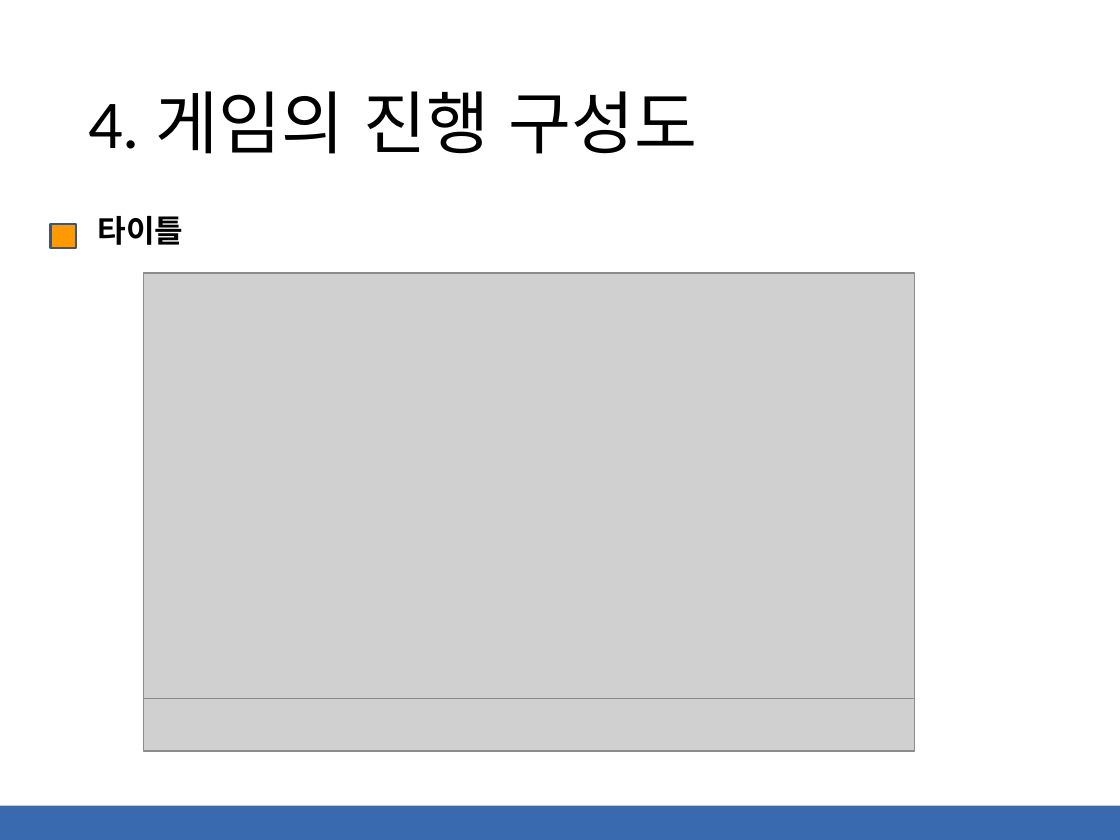
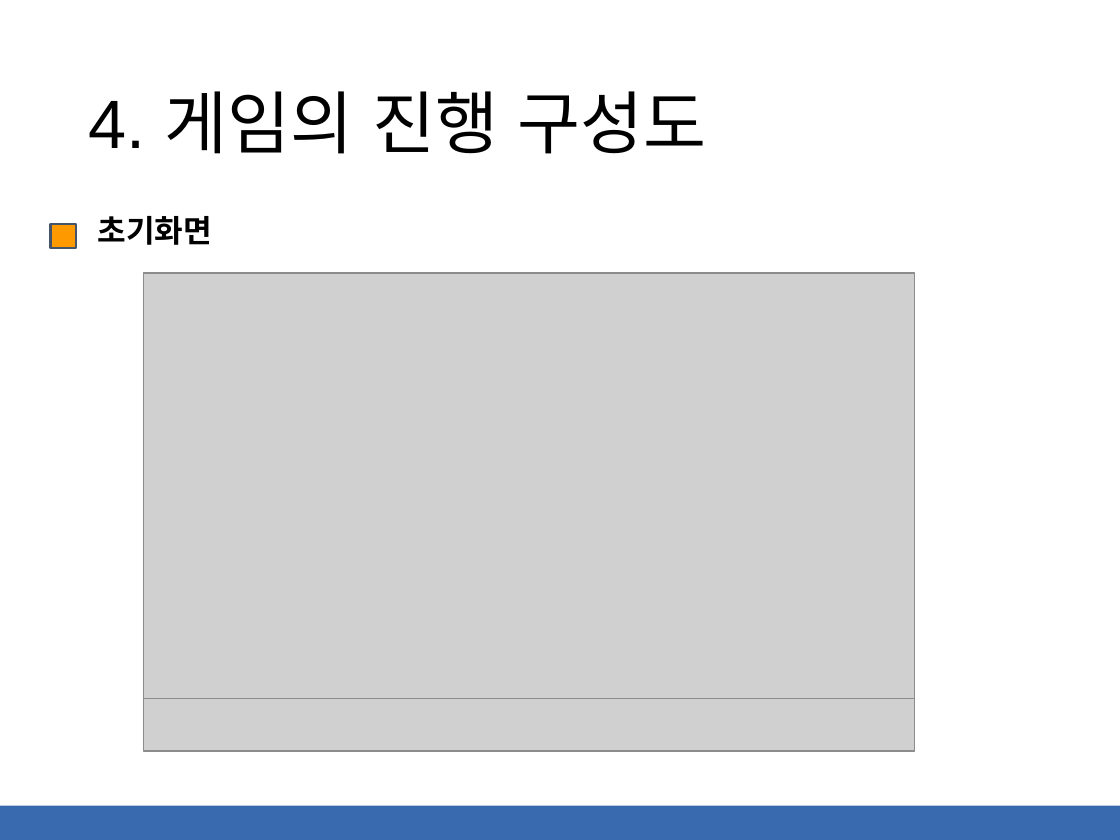
Before and after one commit to kimsibaek/cocos2d-x-work, a slide deck: slide 8 of 0000.Project/게임기획서-스피리추얼 소울2(Spiritual Soul 2).pptx. Drawn at 1120x840 pixels with LibreOffice and Linux fonts; fonts in the diff are those of the drawing; grey boxes stand for pictures. Boxes give left, top, right and bottom in pixels: in the first picture for what was removed or moved away, otherwise in the second. Text is boxed around its words. In the diff, an @@ line names an element or a change of style, - is before the commit and + after.

```diff
--- a/0000.Project/게임기획서-스피리추얼 소울2(Spiritual Soul 2).pptx
+++ b/0000.Project/게임기획서-스피리추얼 소울2(Spiritual Soul 2).pptx
@@ title "4. 게임의 진행 구성도" at <box>88,91,706,154</box>: font Calibri to Arial @@
@@ text at <box>98,216,213,245</box>: text changed; font Calibri to Arial @@
-타이틀
+초기화면
```
Also in this commit, not shown: 16 other slides changed, 6 slides added, 2 slides removed.
